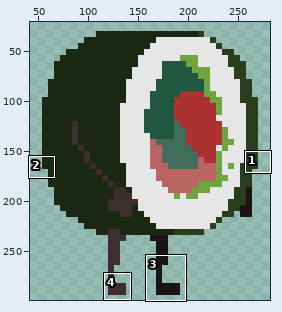
File history of a sprite sheet, Animations/Jumping5.png. Above: a wide view before the commit, with the close-up outlined.
Close-up. The starting point:
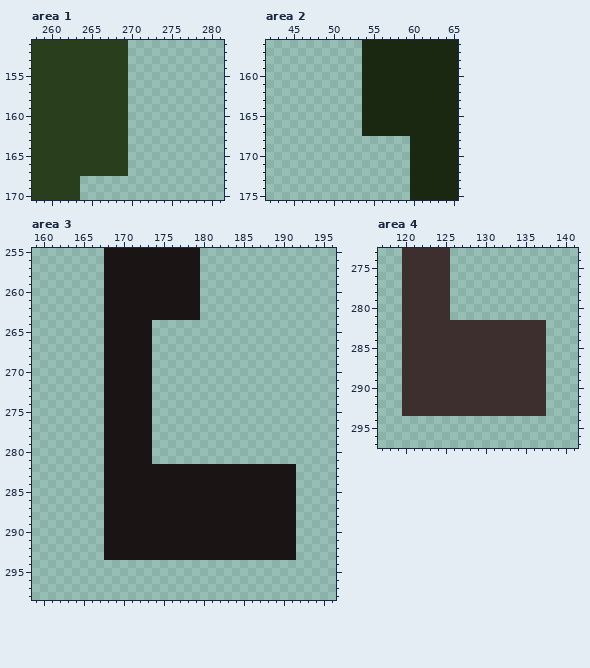
The file is 300x300 pixels. Shown: area 1: x 258..281, y 151..170; area 2: x 42..65, y 156..175; area 3: x 159..196, y 255..298; area 4: x 117..141, y 273..297. The wide view leaves out empty margins. The commit also changed other parts of the picture, which this record leaves out.
New version:
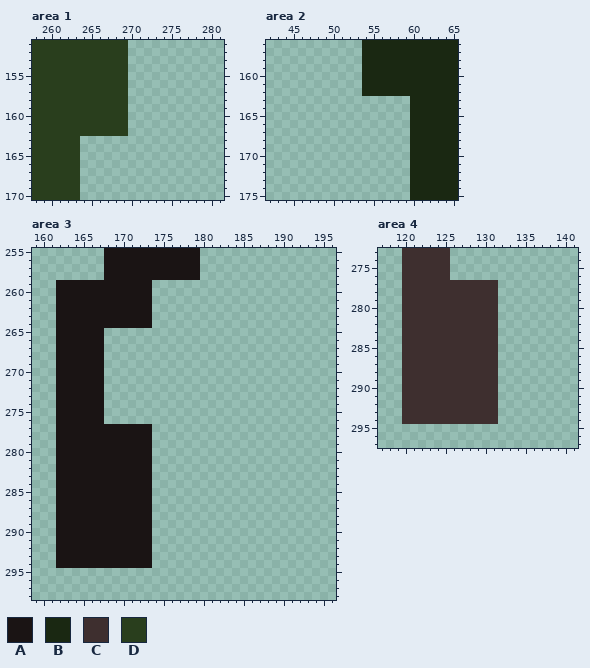
Palette (. is transparent): A #1a1414  B #1a2812  C #3e2f2f  D #293e1d
Edits made:
Area 1:
y 163..167: x 264..269 DDDDDD -> ......
Area 2:
y 163..167: x 54..59 BBBBBB -> ......
Area 3:
y 259..263: x 162..167 ...... -> AAAAAA; x 174..179 AAAAAA -> ......
y 264: x 162..167 ...... -> AAAAAA
y 265..276: x 162..173 ......AAAAAA -> AAAAAA......
y 277..281: x 162..167 ...... -> AAAAAA
y 282..293: x 162..167 ...... -> AAAAAA; x 174..191 AAAAAAAAAAAAAAAAAA -> ..................
y 294: x 162..173 ............ -> AAAAAAAAAAAA
Area 4:
y 277..281: x 126..131 ...... -> CCCCCC
y 282..293: x 132..137 CCCCCC -> ......
y 294: x 120..131 ............ -> CCCCCCCCCCCC
Changed places in both close-ups, as pixel boxes (x1, y1, x2, y2):
erased: (80, 136, 128, 176)
erased: (362, 96, 410, 136)
changed: (56, 280, 296, 568)
changed: (402, 280, 546, 424)
